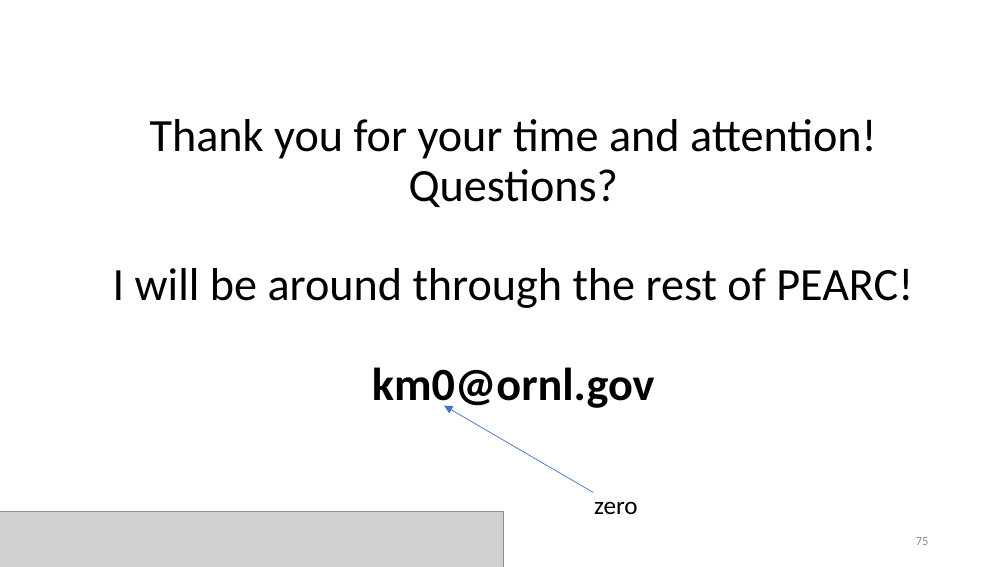
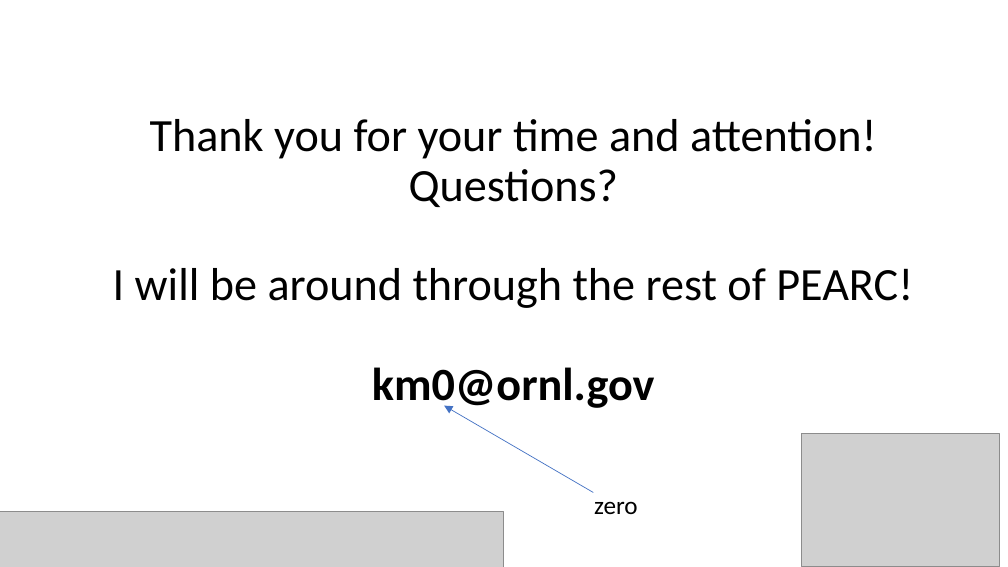
Before and after one commit to ketancmaheshwari/pearc24tut, a slide deck: slide 75 of gnu-parallel-tutorial.pptx. Drawn at 1008x567 pixels with LibreOffice and Linux fonts; fonts in the diff are those of the drawing; grey boxes stand for pictures. Boxes give left, top, right and bottom in pixels: in the first picture for what was removed or moved away, otherwise in the second. Text is boxed around its words. In the diff, an @@ line names an element or a change of style, - is before the commit and + after.

```diff
--- a/gnu-parallel-tutorial.pptx
+++ b/gnu-parallel-tutorial.pptx
@@ picture added at bbox=[801, 433, 1000, 566] @@
@@ page number removed at bbox=[916, 537, 929, 545] @@
-75
```
Also in this commit, not shown: 7 other slides changed.
